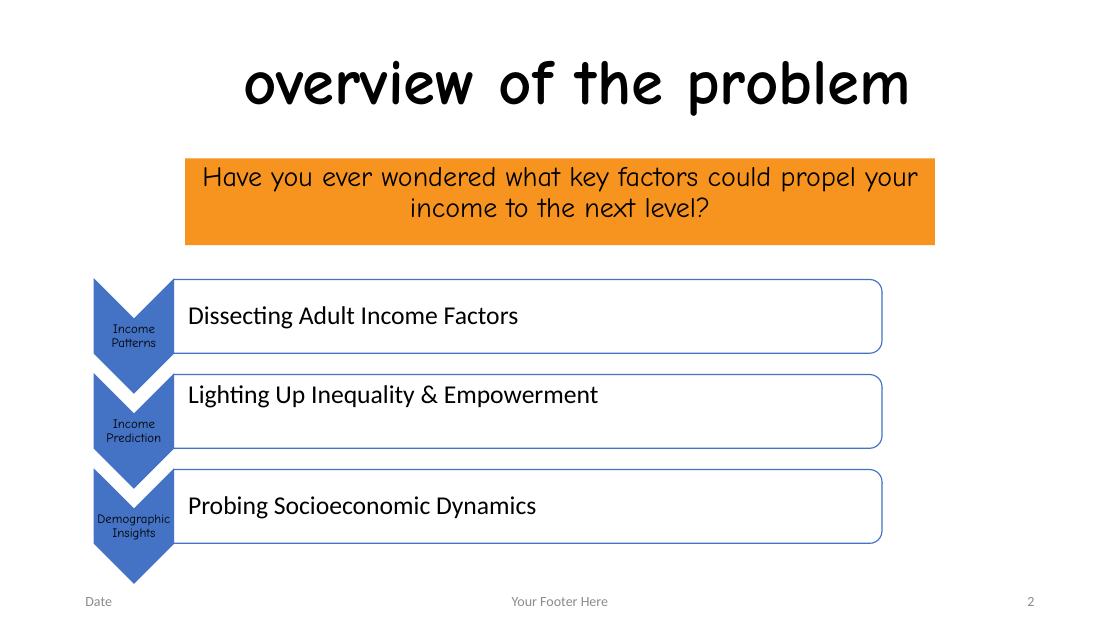
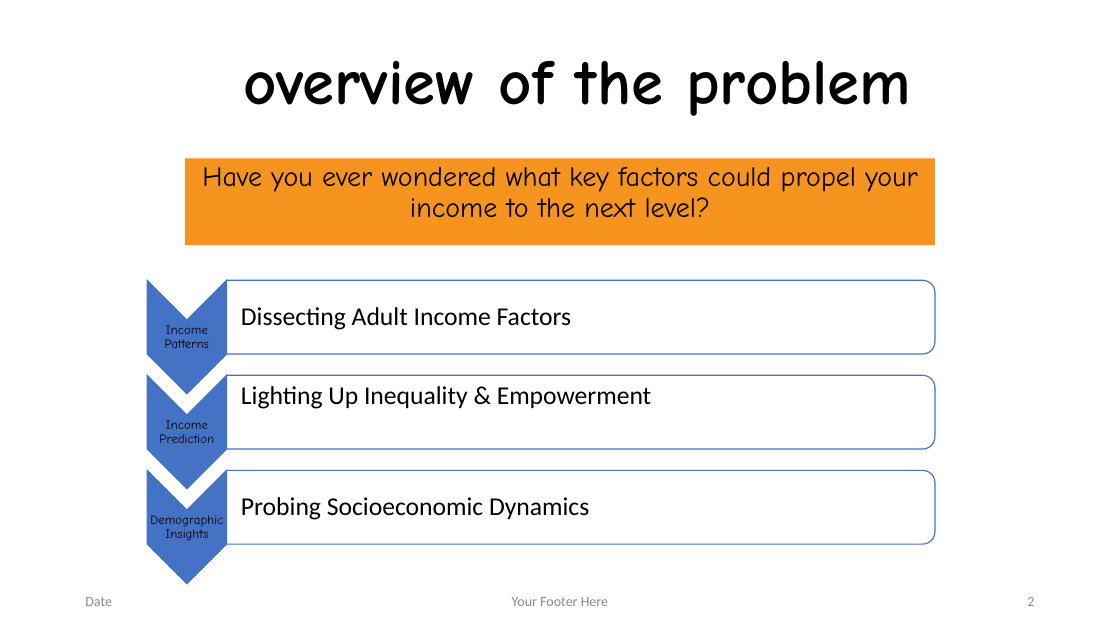
Before and after one commit to dinaomidvartehrani/Adult-Census-Income-Analysis, a slide deck: slide 2 of Presentation.pptx. Drawn at 1120x630 pixels with LibreOffice and Linux fonts; fonts in the diff are those of the drawing; background and template pictures are left out. Boxes give left, top, right and bottom in pixels: in the first picture for what was removed or moved away, otherwise in the second. Text is boxed around its words. In the diff, an @@ line names an element or a change of style, - is before the commit and + after.

```diff
--- a/Presentation.pptx
+++ b/Presentation.pptx
@@ 6 texts, 3 chevrons moved together from (x1=94, y1=280, x2=599, y2=583) to (x1=147, y1=281, x2=652, y2=584) @@
@@ 3 round same rects moved together from (x1=174, y1=279, x2=882, y2=543) to (x1=226, y1=280, x2=935, y2=544) @@
```
Also in this commit, not shown: 5 other slides changed.
